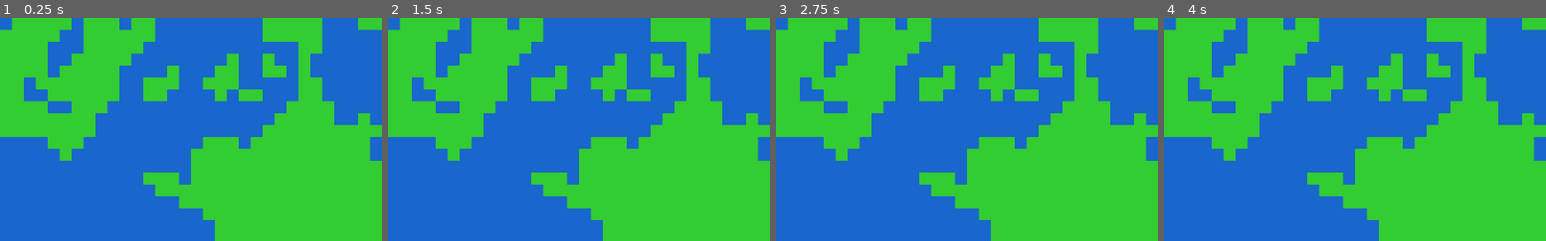
Above: before the commit, frames 1-4 (left to right).
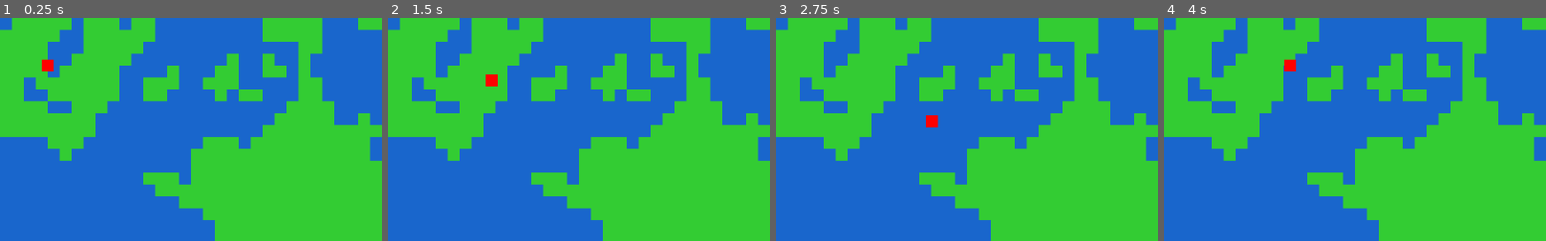
Above: after the commit, the same moments.

Repository: sime443/vibe-leet-coding
Game: Godot game, scene res://scenes/WorldMap.tscn
The game is run twice, just before and just after one commit, with the same random seed, the same clock (stepped at 60 frames per second) and the same inputs.
Inputs:
- Up to frame 1 (0.25 s): no input
- Up to frame 2 (1.5 s): tap Enter at 0.5 s; hold Right (ui_right) 0.53-1.28 s; tap Space at 1.25 s; hold Down (ui_down) from 1.28 s (still down)
- Up to frame 3 (2.75 s): tap Enter at 2 s; release Down (ui_down) at 2.03 s; hold Right (ui_right) from 2.03 s (still down)
- Up to frame 4 (4 s): release Right (ui_right) at 2.78 s; hold Up (ui_up) 2.78-3.53 s; tap Space at 3.5 s; hold Left (ui_left) from 3.53 s (still down)
The pictures show only the part of the screen within x 0-50%, y 0-50%; the shares and areas given below are measured in that part.

The runs differ from the first frame. In frame 1, 0.2% of the frame differs, in the area x 10-15%, y 18-24%; in frame 2, 0.2%; in frame 3, 0.2%; in frame 4, 0.2%.

Commit message:
Add basic player scene and movement script

Diff:
--- /dev/null
+++ b/scenes/Player.tscn
@@ -0,0 +1,5 @@
+[gd_scene load_steps=2 format=2]
+[ext_resource path="res://scripts/Player.gd" type="Script" id=1]
+
+[node name="Player" type="KinematicBody2D"]
+script = ExtResource( 1 )
--- a/scenes/WorldMap.tscn
+++ b/scenes/WorldMap.tscn
@@ -1,7 +1,10 @@
-[gd_scene load_steps=2 format=2]
-
+[gd_scene load_steps=3 format=2]
 [ext_resource path="res://scripts/WorldMap.gd" type="Script" id=1]
+[ext_resource path="res://scenes/Player.tscn" type="PackedScene" id=2]
 
 [node name="WorldMap" type="TileMap"]
 script = ExtResource( 1 )
 cell_size = Vector2(16, 16)
+
+[node name="Player" parent="." instance=ExtResource( 2 )]
+position = Vector2(64, 64)
--- /dev/null
+++ b/scripts/Player.gd
@@ -0,0 +1,31 @@
+extends KinematicBody2D
+
+export var speed := 100
+
+func _ready():
+    var sprite = Sprite.new()
+    sprite.texture = _create_texture(Color(1, 0, 0))
+    sprite.centered = true
+    add_child(sprite)
+    var collision = CollisionShape2D.new()
+    var shape = RectangleShape2D.new()
+    shape.extents = Vector2(8, 8)
+    collision.shape = shape
+    add_child(collision)
+
+func _physics_process(delta):
+    var input_vector = Vector2(
+        Input.get_action_strength("ui_right") - Input.get_action_strength("ui_left"),
+        Input.get_action_strength("ui_down") - Input.get_action_strength("ui_up")
+    )
+    if input_vector.length() > 0:
+        input_vector = input_vector.normalized()
+    move_and_slide(input_vector * speed)
+
+func _create_texture(color: Color):
+    var img = Image.new()
+    img.create(16, 16, false, Image.FORMAT_RGBA8)
+    img.fill(color)
+    var tex = ImageTexture.new()
+    tex.create_from_image(img)
+    return tex
